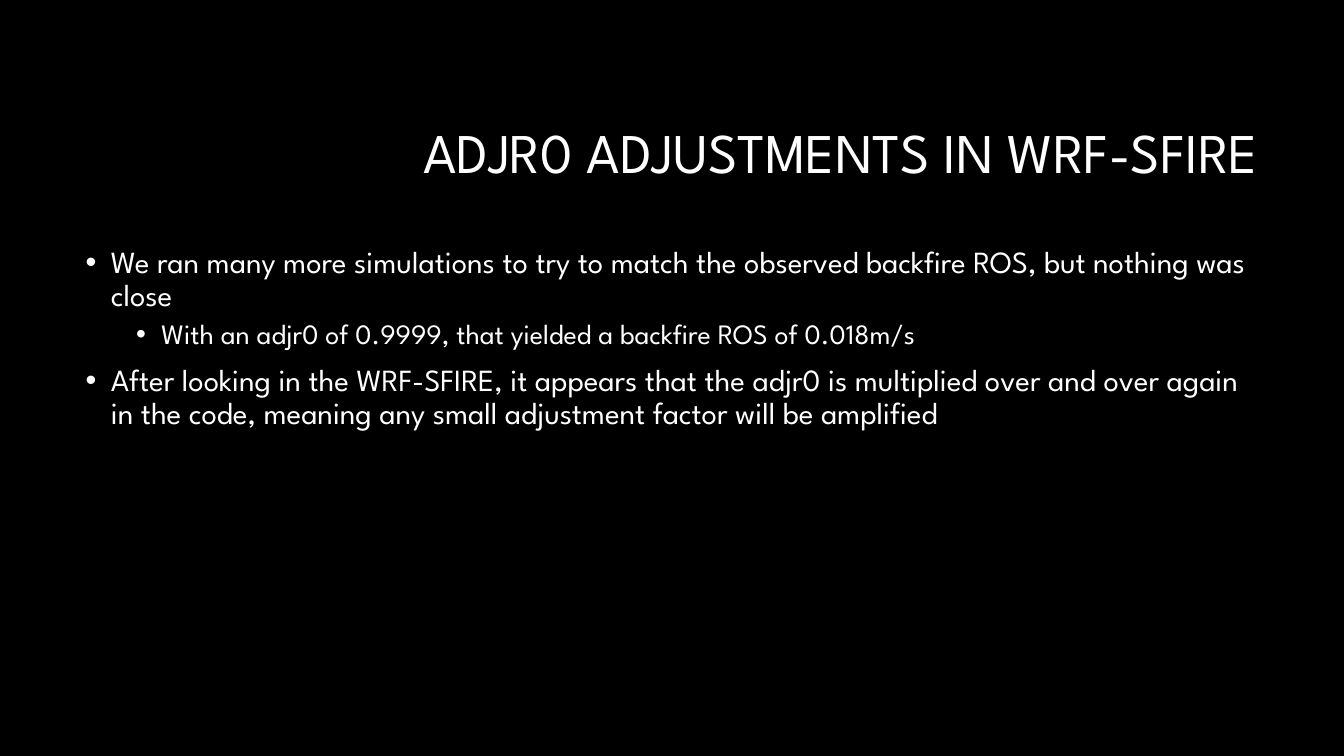
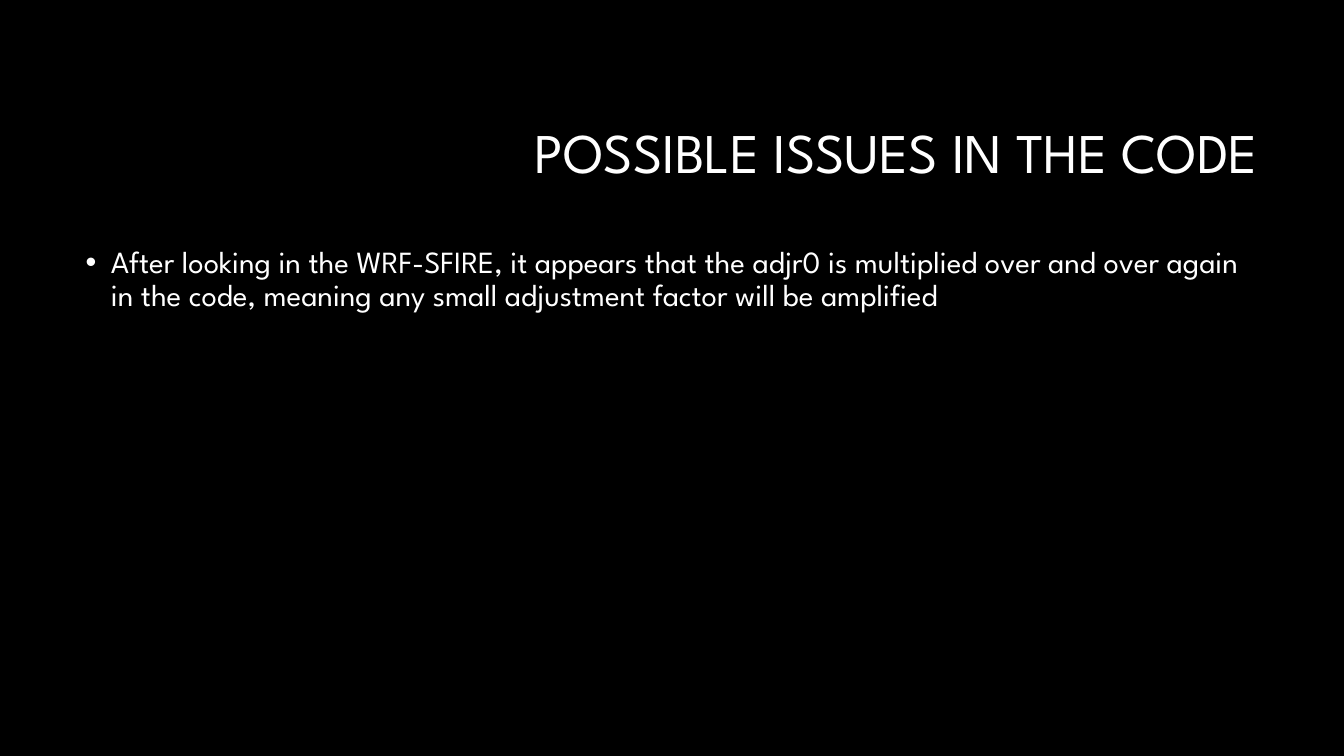
Before and after one commit to Jeremy-Benik/Meeting_Notes, a slide deck: slide 6 of Presentations/Adjustment_Factors.pptx (slide 4 before the commit). Drawn at 1344x756 pixels with LibreOffice and Linux fonts; fonts in the diff are those of the drawing; background and template pictures are left out. Boxes give left, top, right and bottom in pixels: in the first picture for what was removed or moved away, otherwise in the second. Text is boxed around its words. In the diff, an @@ line names an element or a change of style, - is before the commit and + after.

```diff
--- a/Presentations/Adjustment_Factors.pptx
+++ b/Presentations/Adjustment_Factors.pptx
@@ title at (535,135,1259,174): text changed @@
-ADJR0 ADJUSTMENTS IN WRF-SFIRE
+POSSIBLE ISSUES IN THE CODE
@@ text at (111,251,1245,350): paragraphs removed @@
-• We ran many more simulations to try to match the observed backfire ROS, but nothing was close
-  • With an adjr0 of 0.9999, that yielded a backfire ROS of 0.018m/s
```
Also in this commit, not shown: 5 other slides changed, 2 slides added, 1 other file.
